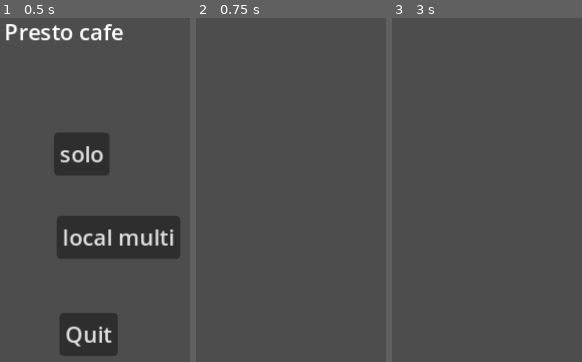
Above: before the commit, frames 1-3 (left to right).
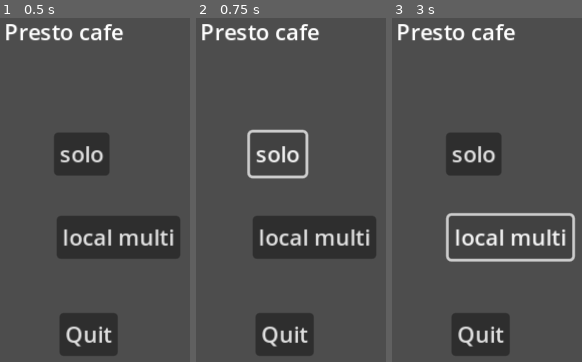
Above: after the commit, the same moments.

Repository: get-shwifty/ld51
Game: Godot game, scene res://scenes/main.tscn
Two runs of this game, one before a commit and one after it. Both use one fixed random seed, a clock stepped at 60 frames per second and the inputs below.
Inputs (mouse positions are in pixels of both pictures, inside the frame that each line leads up to):
- Up to frame 1 (0.5 s): no input
- Up to frame 2 (0.75 s): click "solo" at 0.5 s
- Up to frame 3 (3 s): click (473, 155) at 1.25 s, where only the run after the commit has a clickable "solo"; click (473, 155) at 2 s, where only the run after the commit has a clickable "solo"; click (509, 238) at 2.75 s, where only the run after the commit has a clickable "local multi"

Frame 1 is identical in both runs. In frame 2, 14% of the frame differs, in the area x 3-95%, y 1-99%; in frame 3, 11%.
Error after the commit: Parse Error: Identifier "Main" not declared in the current scope. (res://ui/menu_main.gd:15)

Commit message:
refactoring main structure

Diff:
--- a/project.godot
+++ b/project.godot
@@ -14,10 +14,6 @@
 run/main_scene="res://scenes/main.tscn"
 config/features=PackedStringArray("4.0", "Forward Plus")
 config/icon="res://icon.svg"
-
-[autoload]
-
-Main="*res://scripts/main.gd"
 
 [display]
 
--- a/scenes/main.tscn
+++ b/scenes/main.tscn
@@ -1,6 +1,9 @@
-[gd_scene format=3 uid="uid://bmcto0d4gadhf"]
+[gd_scene load_steps=2 format=3 uid="uid://bmcto0d4gadhf"]
+
+[ext_resource type="Script" path="res://scripts/main.gd" id="1_8ft1m"]
 
 [node name="World" type="Node"]
+script = ExtResource("1_8ft1m")
 
 [node name="UICanvas" type="CanvasLayer" parent="."]
 
--- a/ui/menu_pause.tscn
+++ b/ui/menu_pause.tscn
@@ -7,6 +7,8 @@
 anchors_preset = 15
 anchor_right = 1.0
 anchor_bottom = 1.0
+grow_horizontal = 2
+grow_vertical = 2
 script = ExtResource("1_p1oup")
 
 [node name="Label" type="Label" parent="."]
